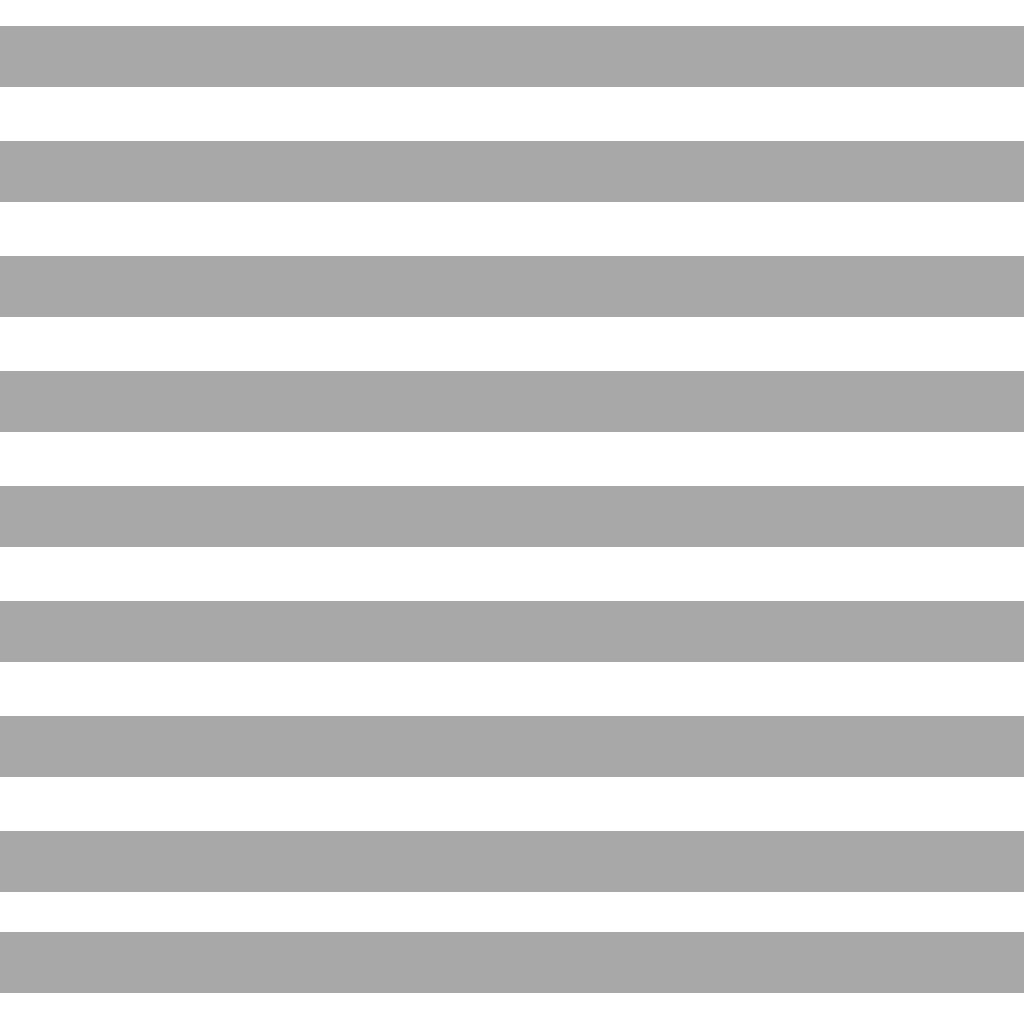
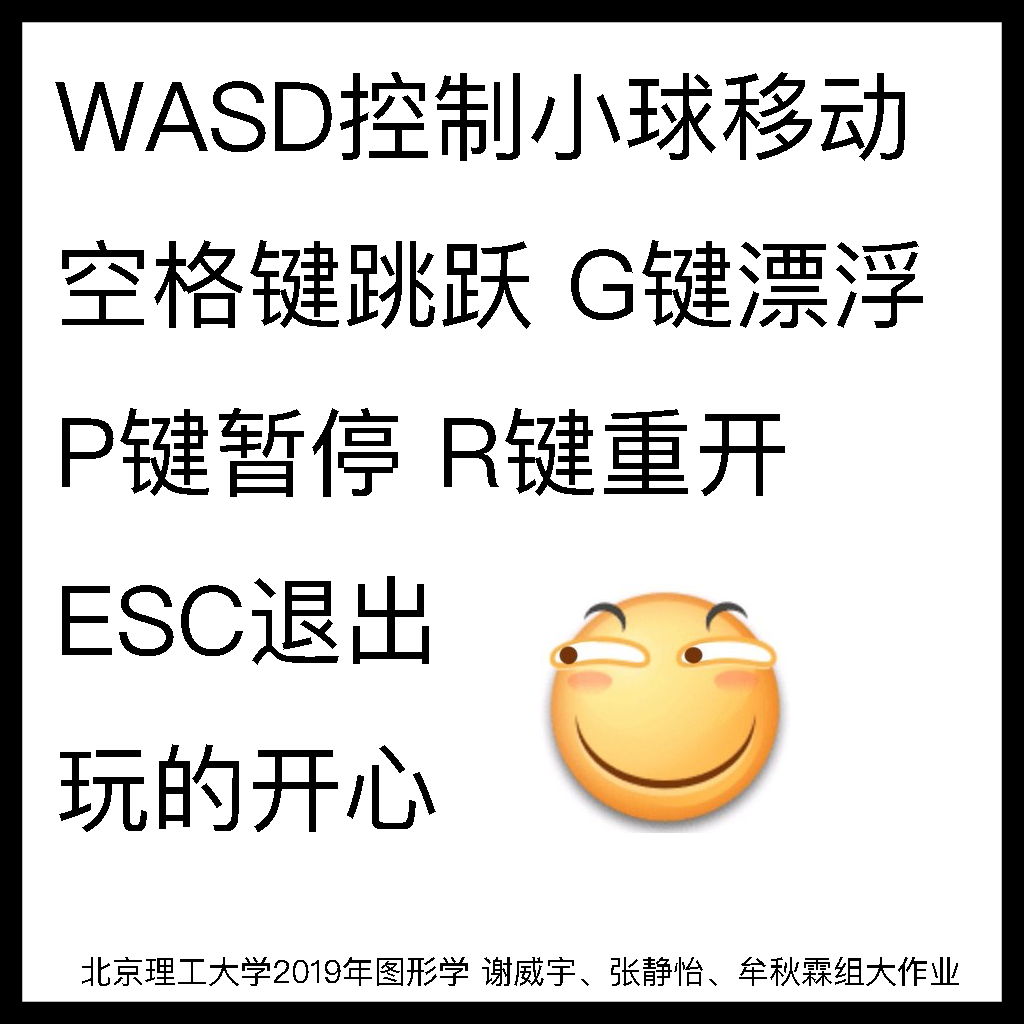
Layers edited between the first and the second 1024 × 1024 image:
added layer "外框" above "说明" over [0, 0, 1024, 1024]
added group "说明" with 3 layers above "条纹" over [55, 72, 959, 986]
added layer "北京理工大学2019年图形学 谢威宇、张静怡、牟秋霖组大作业" in group "说明" over [82, 957, 959, 986]
added layer "图层 1" in group "说明" over [540, 583, 790, 833]
added layer "WASD控制小球移动 空格键跳跃 G键漂浮 P键暂停 R键重开 ESC退出 玩的开心" in group "说明" over [55, 72, 923, 832]
moved "矩形 1 拷贝 5" into group "条纹", painted on it over [0, 932, 1024, 993]
moved "矩形 1 拷贝 4" (1st of 4, in "条纹") into group "条纹", painted on it over [0, 831, 1024, 892]
moved "矩形 1 拷贝 4" (2nd of 4, in "条纹") into group "条纹", painted on it over [0, 716, 1024, 777]
moved "矩形 1 拷贝 4" (3rd of 4, in "条纹") into group "条纹", painted on it over [0, 601, 1024, 662]
moved "矩形 1 拷贝 4" (4th of 4, in "条纹") into group "条纹", painted on it over [0, 486, 1024, 547]
moved "矩形 1 拷贝 3" into group "条纹", painted on it over [0, 371, 1024, 432]
moved "矩形 1 拷贝 2" into group "条纹", painted on it over [0, 256, 1024, 317]
moved "矩形 1 拷贝" into group "条纹", painted on it over [0, 141, 1024, 202]
moved "矩形 1" into group "条纹", painted on it over [0, 26, 1024, 87]
